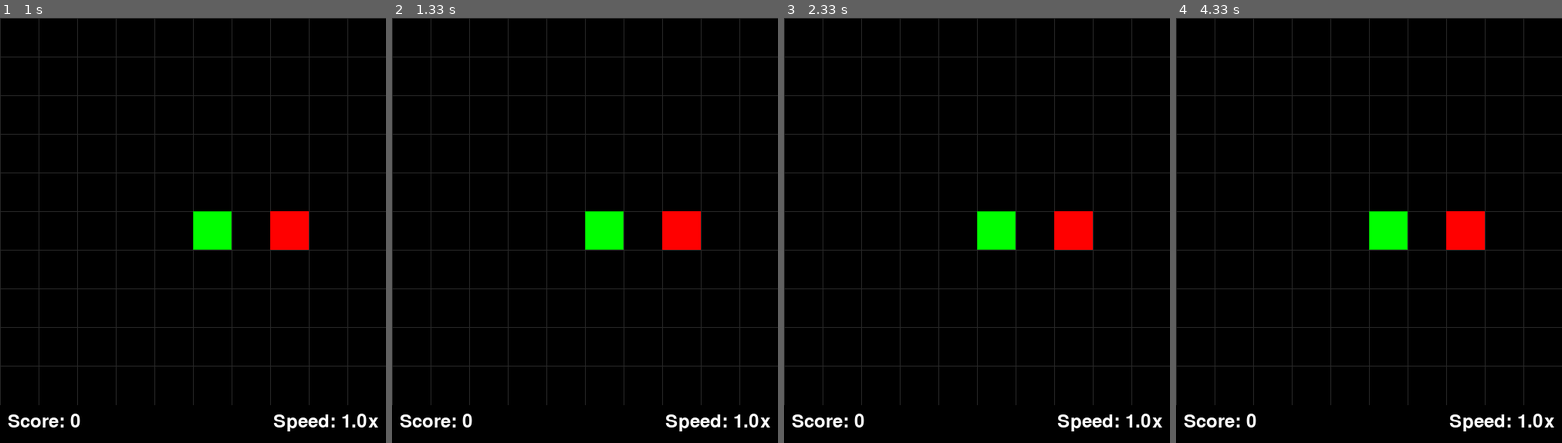
Above: before the commit, frames 1-4 (left to right).
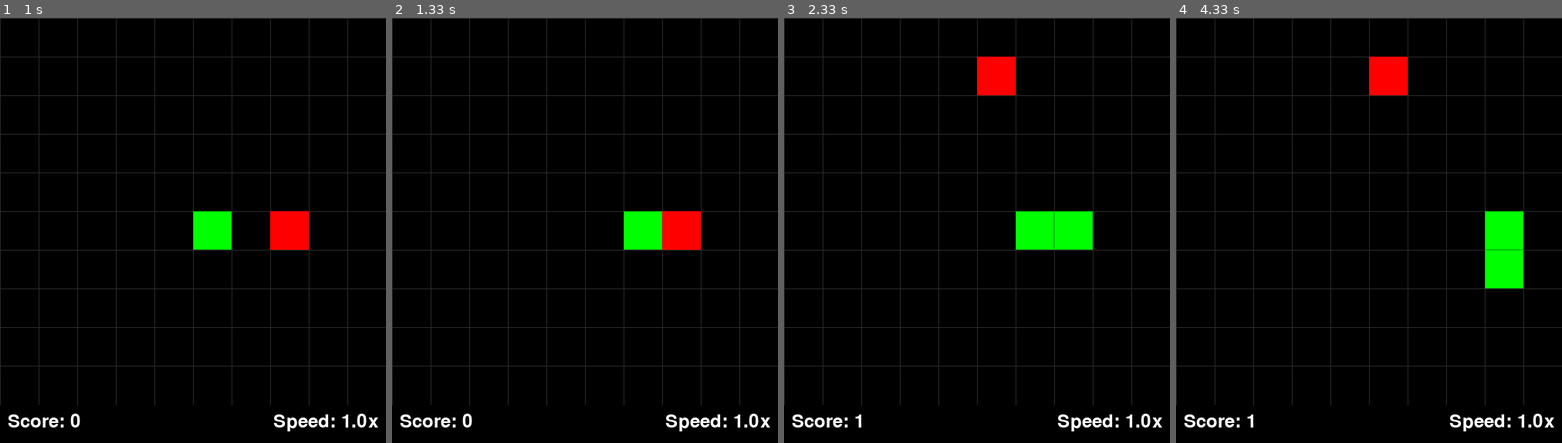
Above: after the commit, the same moments.

Repository: fibetus/WebSnake
Game: pygame game, started from main.py
The game is run twice, just before and just after one commit, with the same random seed, the same clock (stepped at 60 frames per second) and the same inputs.
Inputs:
- Up to frame 1 (1 s): hold R 0.33-0.8 s; hold Right 0.33-0.8 s
- Up to frame 2 (1.33 s): no input
- Up to frame 3 (2.33 s): hold Up 1.33-1.8 s; hold S 1.83-2.3 s; hold Right 1.83-2.3 s
- Up to frame 4 (4.33 s): tap A at 2.33 s; hold Down 3.73-4.2 s

Frame 1 is identical in both runs. In frame 2, 1.8% of the frame differs, in the area x 50-70%, y 45-55%; in frame 3, 3.7%; in frame 4, 4.6%, in the area x 18-90%, y 9-97%.

Commit message:
Add snake functionalities

Diff:
--- a/ui/ui.py
+++ b/ui/ui.py
@@ -36,12 +36,47 @@
         screen = pygame.display.set_mode((self.screen_width, self.screen_height))
         pygame.display.set_caption('Snake Game')
 
+        # Set up the clock for snake moves
+        clock = pygame.time.Clock()
 
         # Set up font for score
         font = pygame.font.SysFont(None, 36)
 
         # Game loop
         while True:
+            current_time = pygame.time.get_ticks()
+
+            # Handle events
+            for event in pygame.event.get():
+                if event.type == pygame.QUIT:
+                    pygame.quit()
+                    sys.exit()
+                elif event.type == pygame.KEYDOWN:
+                    if event.key == pygame.K_UP or event.key == pygame.K_w:
+                        self.game.change_direction("up")
+                    elif event.key == pygame.K_DOWN or event.key == pygame.K_s:
+                        self.game.change_direction("down")
+                    elif event.key == pygame.K_LEFT or event.key == pygame.K_a:
+                        self.game.change_direction("left")
+                    elif event.key == pygame.K_RIGHT or event.key == pygame.K_d:
+                        self.game.change_direction("right")
+                    elif event.key == pygame.K_r and self.game.game_over:
+                        # Reset game
+                        self.game.__init__(board_size=(self.grid_size, self.grid_size))
+                    elif event.key == pygame.K_q:
+                        pygame.quit()
+                        sys.exit()
+
+            # Update game state if game is not over and enough time has passed
+            if not self.game.game_over:
+                # Calculate time to wait based on game speed
+                self.update_interval = int(1000 / self.game.speed)
+
+                # Check if it's time to update
+                if current_time - self.last_update_time >= self.update_interval:
+                    self.game.update()
+                    self.last_update_time = current_time
+
             # Fill the screen with black
             screen.fill(self.BLACK)
 
@@ -87,6 +122,9 @@
             # Update the display
             pygame.display.flip()
 
+            # Cap the frame rate
+            clock.tick(60)
+
 
     def _draw_grid(self, screen):
         import pygame
